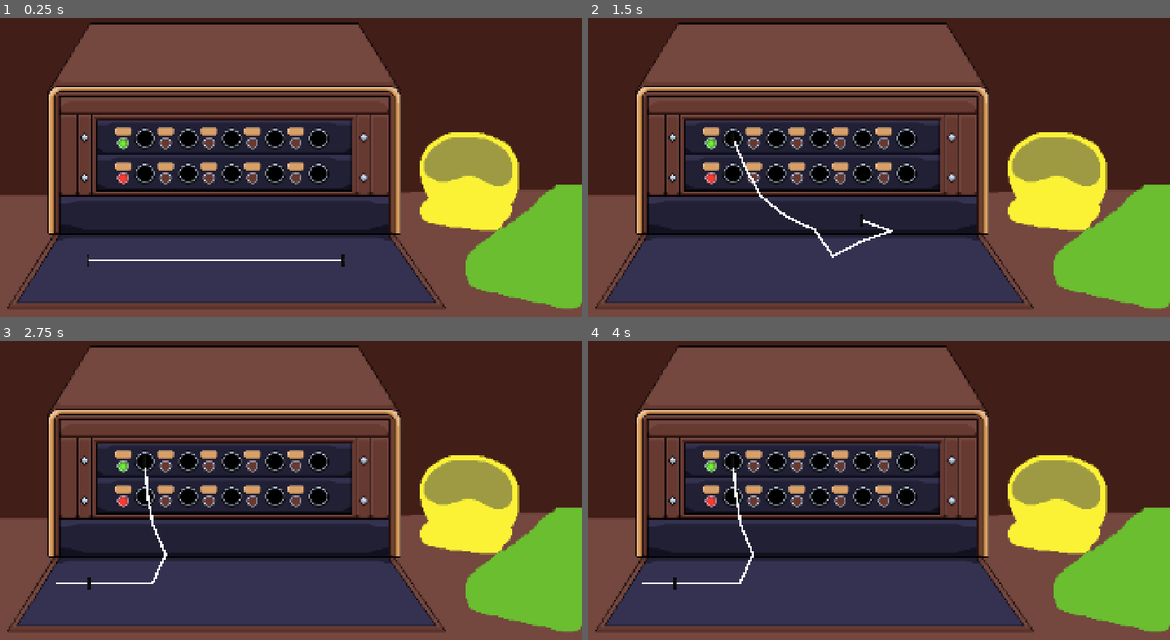
Above: before the commit, frames 1-4 (two rows, left to right).
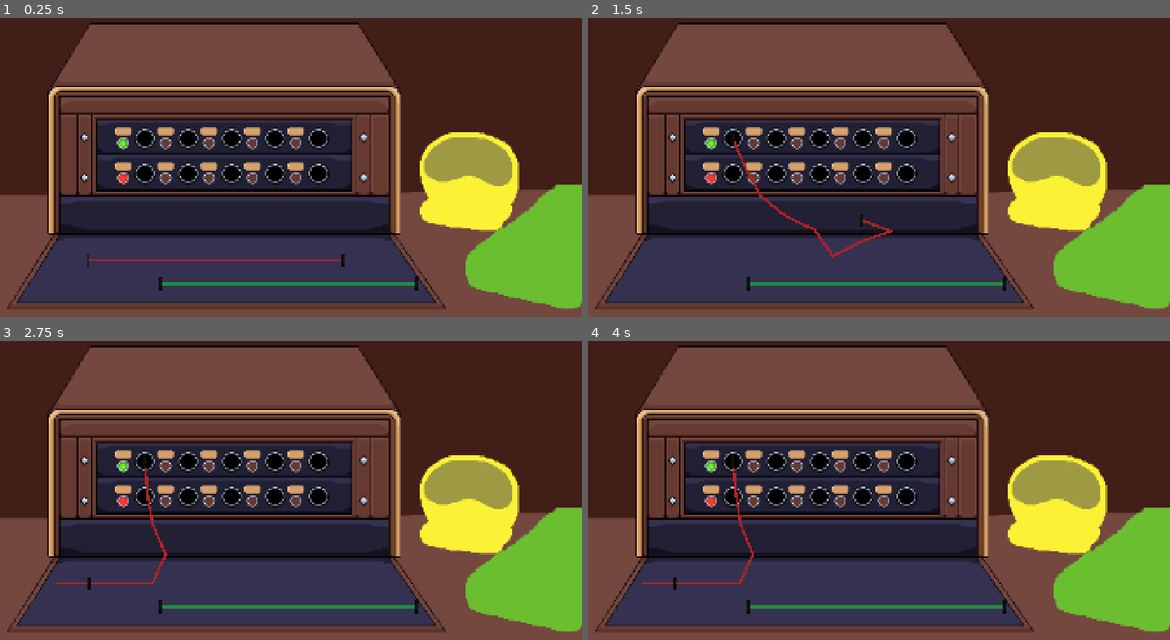
Above: after the commit, the same moments.

Repository: JPlimajots/chinese-whispers
Game: Godot game, scene res://scenes/main.tscn
The game is run twice, just before and just after one commit, with the same random seed, the same clock (stepped at 60 frames per second) and the same inputs. The engine's default icon, where the game draws it, is replaced by a stand-in: a white triangle on a blue panel in a dark square.
Inputs (mouse positions are in pixels of both pictures, inside the frame that each line leads up to):
- Up to frame 1 (0.25 s): no input
- Up to frame 2 (1.5 s): tap Enter at 0.5 s; drag from (675, 260) to (733, 137) at 0.52 s; drag from (925, 260) to (733, 137) at 1.27 s
- Up to frame 3 (2.75 s): move the mouse to (349, 403) at 2.02 s; press the mouse at (349, 403) at 2.03 s
- Up to frame 4 (4 s): release the mouse at (937, 403) at 2.75 s; drag from (849, 541) to (733, 496) at 2.77 s; move the mouse to (1053, 526) at 3.52 s; press the mouse at (1053, 526) at 3.53 s

The runs differ from the first frame. In frame 1, 0.8% of the frame differs, in the area x 15-72%, y 80-92%; in frame 2, 0.9%, in the area x 25-72%, y 41-92%; in frame 3, 0.8%; in frame 4, 0.8%.

Commit message:
feat: add cable color typing and automatic visual updates

Diff:
--- a/scenes/main.tscn
+++ b/scenes/main.tscn
@@ -26,5 +26,9 @@
 grid_pos = "B1"
 current_light = "red"
 
-[node name="Cable" parent="." unique_id=1320508 instance=ExtResource("2_sugp2")]
+[node name="CableRed" parent="." unique_id=1320508 instance=ExtResource("2_sugp2")]
 position = Vector2(357, 898)
+
+[node name="CableGreen" parent="." unique_id=65198638 instance=ExtResource("2_sugp2")]
+position = Vector2(596, 974)
+cable_color = "green"
--- a/scripts/cable.gd
+++ b/scripts/cable.gd
@@ -4,18 +4,25 @@
 @onready var pin_1: Area2D = $Pin1
 @onready var pin_2: Area2D = $Pin2
 
+@export var num_segments: int = 9
+@export var stiffness: int = 30
+@export var gravity_y: float = 2800.0
+@export var damping: float = 0.94
+
+@export_enum("red", "green") var cable_color: String = "red":
+	set(value):
+		cable_color = value
+		_update_cable_visuals()
+
 var max_length: float = 0.0
-
-@export var num_segments: int = 9
+var gravity: Vector2 = Vector2.ZERO
 var segment_length: float = 0.0
 var pos_current: Array[Vector2] = []
 var pos_old: Array[Vector2] = []
-@export var gravity: Vector2 = Vector2(0, 2800)
-@export var stiffness: int = 30
-@export var damping: float = 0.94
 
-# Called when the node enters the scene tree for the first time.
+
 func _ready() -> void:
+	gravity = Vector2(0, gravity_y)
 	max_length = pin_1.global_position.distance_to(pin_2.global_position)
 	segment_length = max_length / (num_segments - 1)
 
@@ -28,6 +35,8 @@
 
 	pin_1.pin_canceled.connect(_on_pin_canceled)
 	pin_2.pin_canceled.connect(_on_pin_canceled)
+
+	_update_cable_visuals()
 
 
 # Called every frame. 'delta' is the elapsed time since the previous frame.
@@ -110,3 +119,13 @@
 			else:
 				var dir = pin_2.global_position.direction_to(pin_1.global_position)
 				pin_1.global_position = pin_2.global_position + (dir * max_length)
+
+
+func _update_cable_visuals():
+	if not is_inside_tree() or not wire:
+		return
+
+	if cable_color == "red":
+		wire.default_color = Color("#b62222")
+	elif cable_color == "green":
+		wire.default_color = Color("#228b45")
